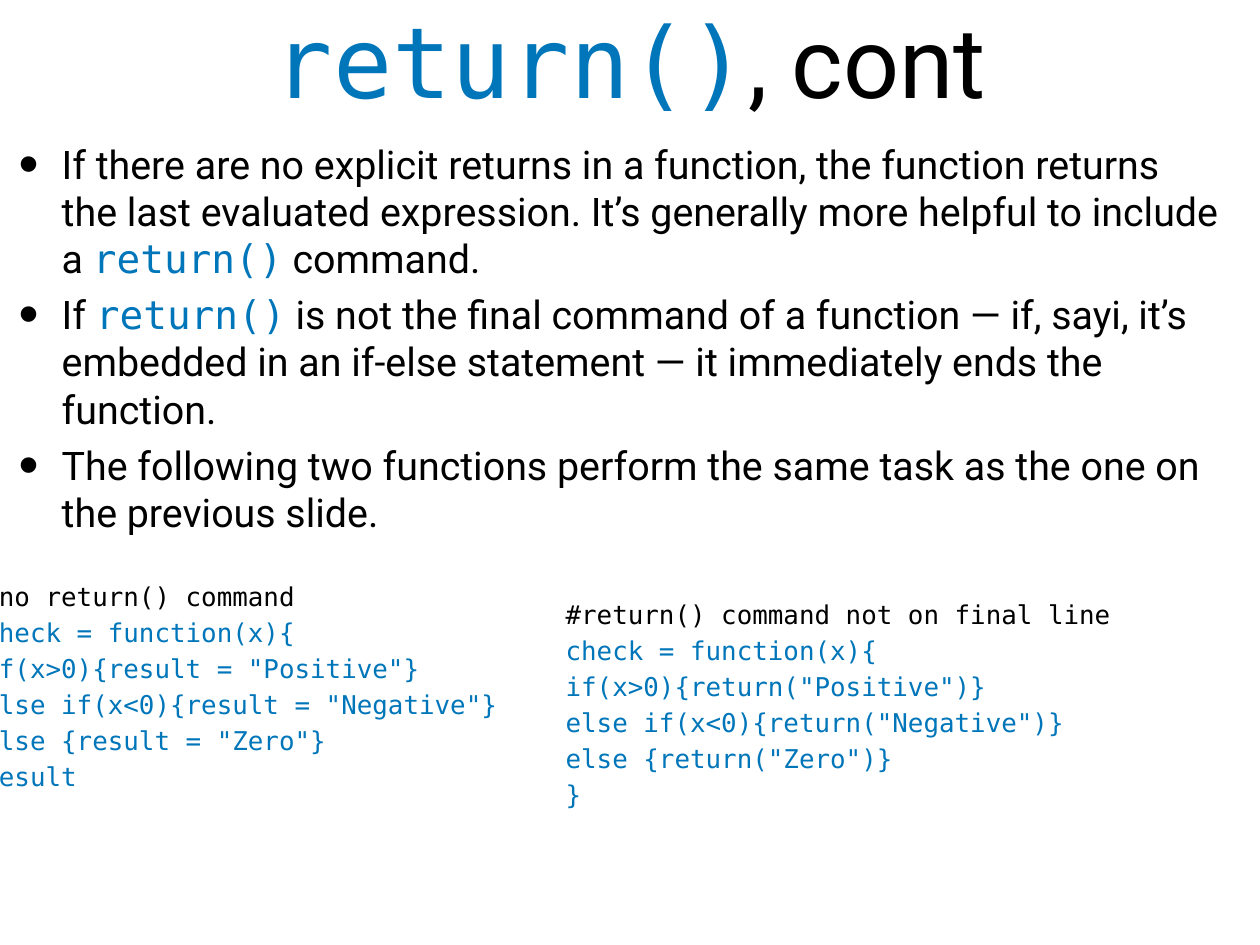
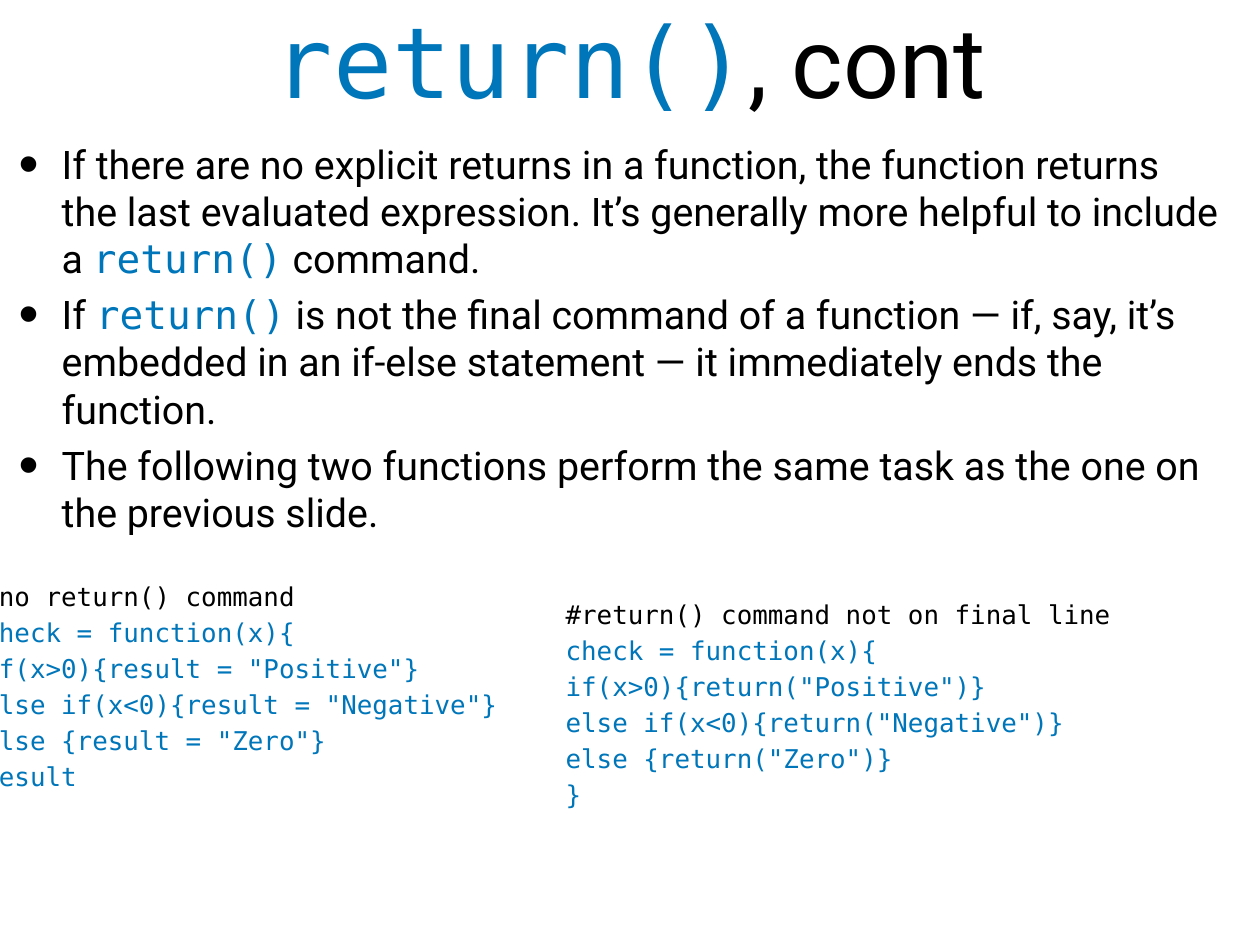
Before and after one commit to jagterberg/jagterberg.github.io, a slide deck: slide 18 of assets/r_2021/lec4.ppt. Drawn at 1260x945 pixels with LibreOffice and Linux fonts; fonts in the diff are those of the drawing. Boxes give left, top, right and bottom in pixels: in the first picture for what was removed or moved away, otherwise in the second. Text is boxed around its words. In the diff, an @@ line names an element or a change of style, - is before the commit and + after.

```diff
--- a/assets/r_2021/lec4.ppt
+++ b/assets/r_2021/lec4.ppt
@@ text at <box>62,299,1176,425</box>: text changed @@
-• If return() is not the final command of a function — if, sayi, it’s embedded in an if-else statement — it immediately ends the function.
+• If return() is not the final command of a function — if, say, it’s embedded in an if-else statement — it immediately ends the function.
```
Also in this commit, not shown: 2 other slides changed, 16 other files.
